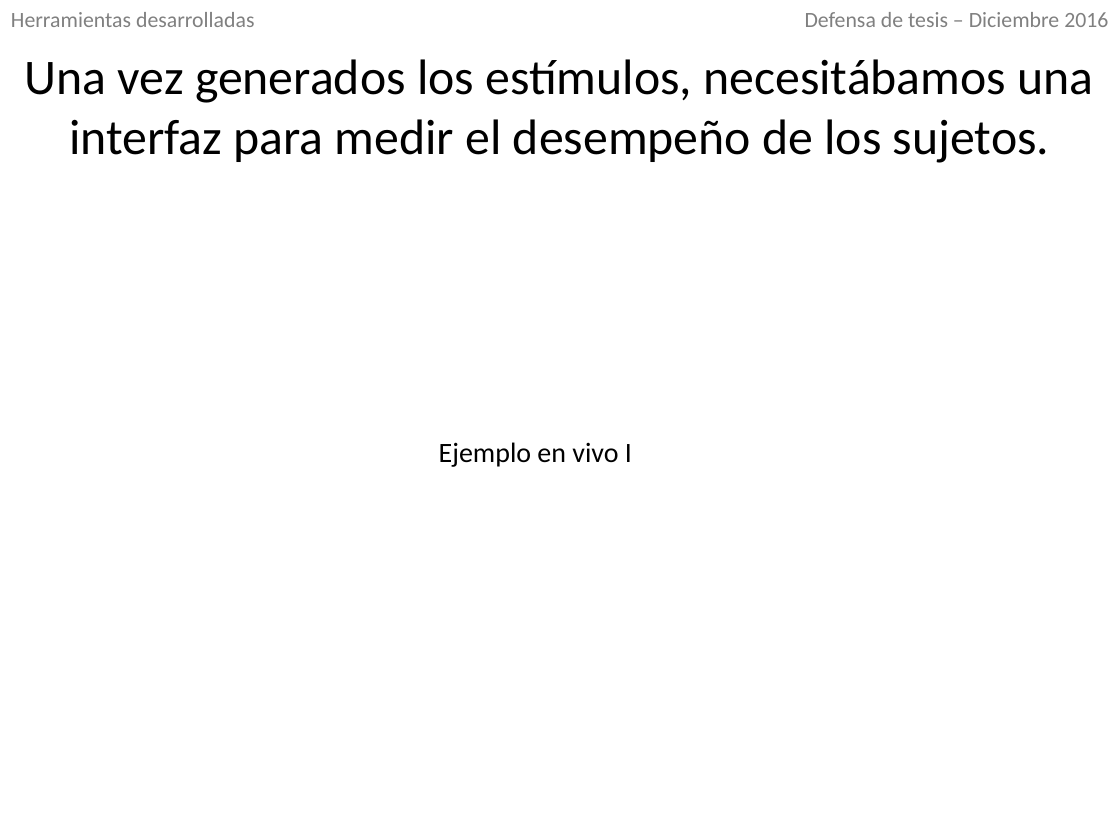
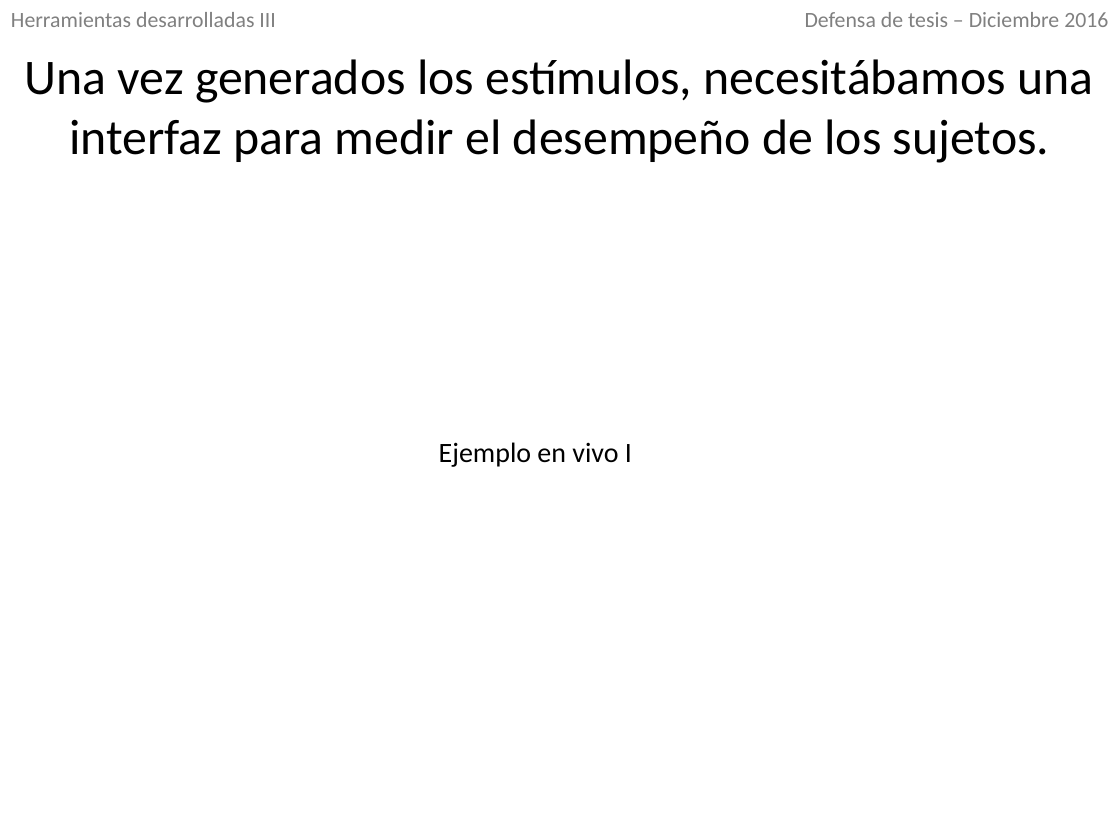
Before and after one commit to IoniUTDT/RedaccionTesis, a slide deck: slide 12 of Defensa/Defensa.pptx (slide 11 before the commit). Drawn at 1120x840 pixels with LibreOffice and Linux fonts; fonts in the diff are those of the drawing. Boxes give left, top, right and bottom in pixels: in the first picture for what was removed or moved away, otherwise in the second. Text is boxed around its words. In the diff, an @@ line names an element or a change of style, - is before the commit and + after.

```diff
--- a/Defensa/Defensa.pptx
+++ b/Defensa/Defensa.pptx
@@ text at [11, 12, 275, 27]: text changed @@
-Herramientas desarrolladas
+Herramientas desarrolladas III
```
Also in this commit, not shown: 18 other slides changed, 14 slides added, 6 other files.
